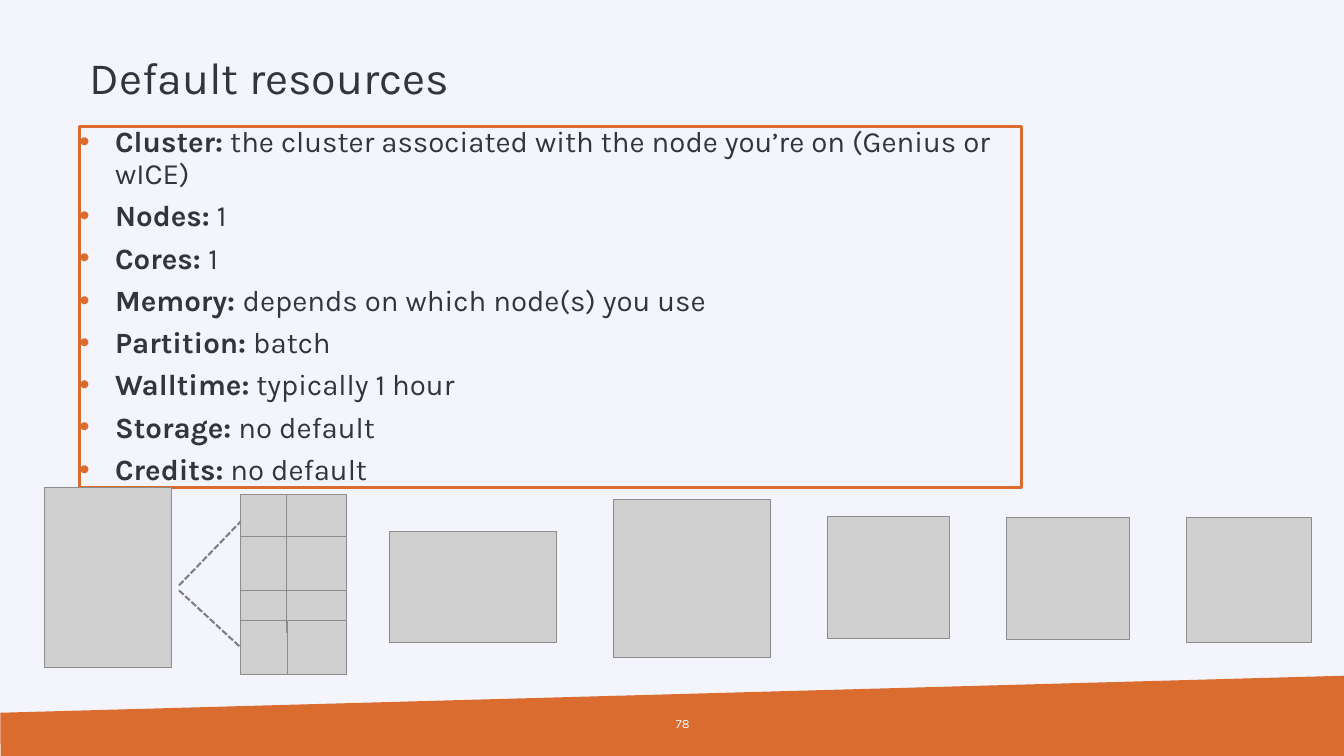
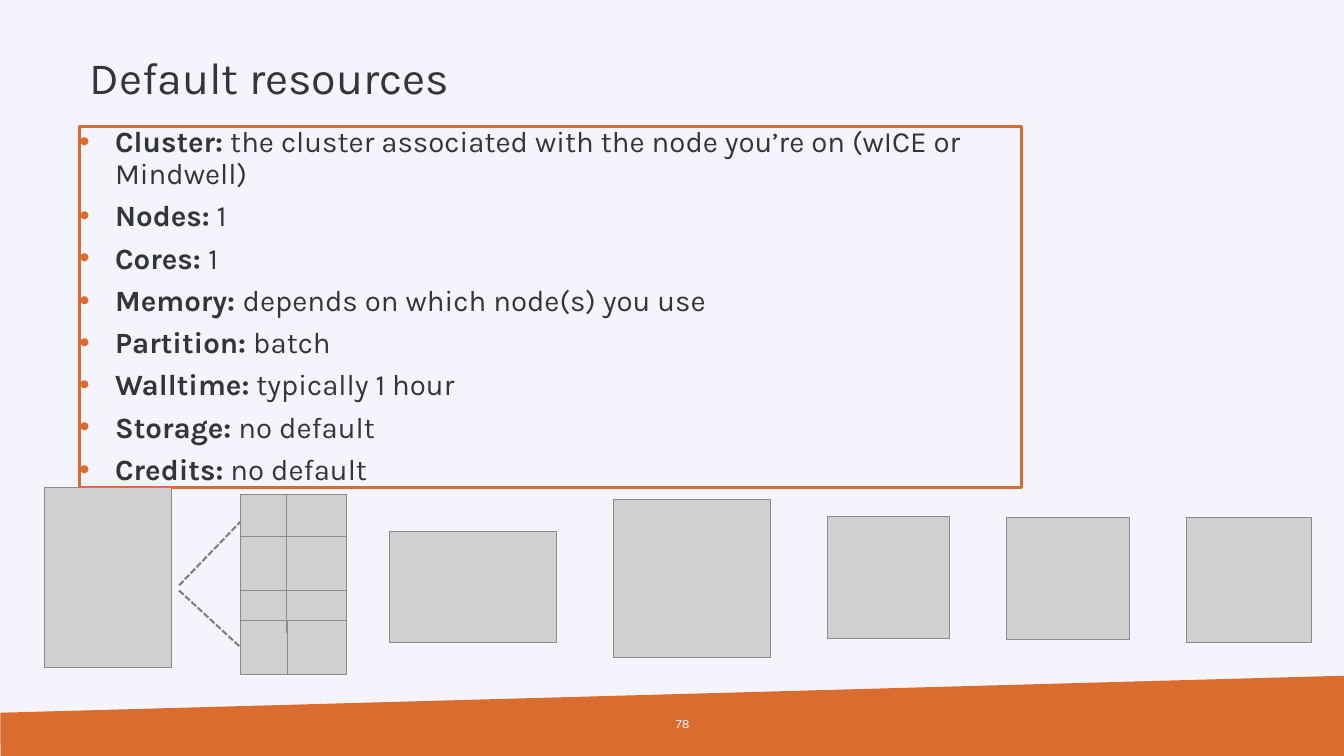
Before and after one commit to hpcleuven/HPC-intro, a slide deck: slide 78 of HPCintro.pptx. Drawn at 1344x756 pixels with LibreOffice and Linux fonts; fonts in the diff are those of the drawing; grey boxes stand for pictures; background and template pictures are left out. Boxes give left, top, right and bottom in pixels: in the first picture for what was removed or moved away, otherwise in the second. Text is boxed around its words. In the diff, an @@ line names an element or a change of style, - is before the commit and + after.

Commit message:
Minor fixes
This commit removes some more mentions of genius that were skipped over previously.

```diff
--- a/HPCintro.pptx
+++ b/HPCintro.pptx
@@ text at (x1=115, y1=125, x2=961, y2=187): text changed @@
-• Cluster: the cluster associated with the node you’re on (Genius or wICE)
+• Cluster: the cluster associated with the node you’re on (wICE or Mindwell)
```
Also in this commit, not shown: 2 other slides changed, 1 other file.
